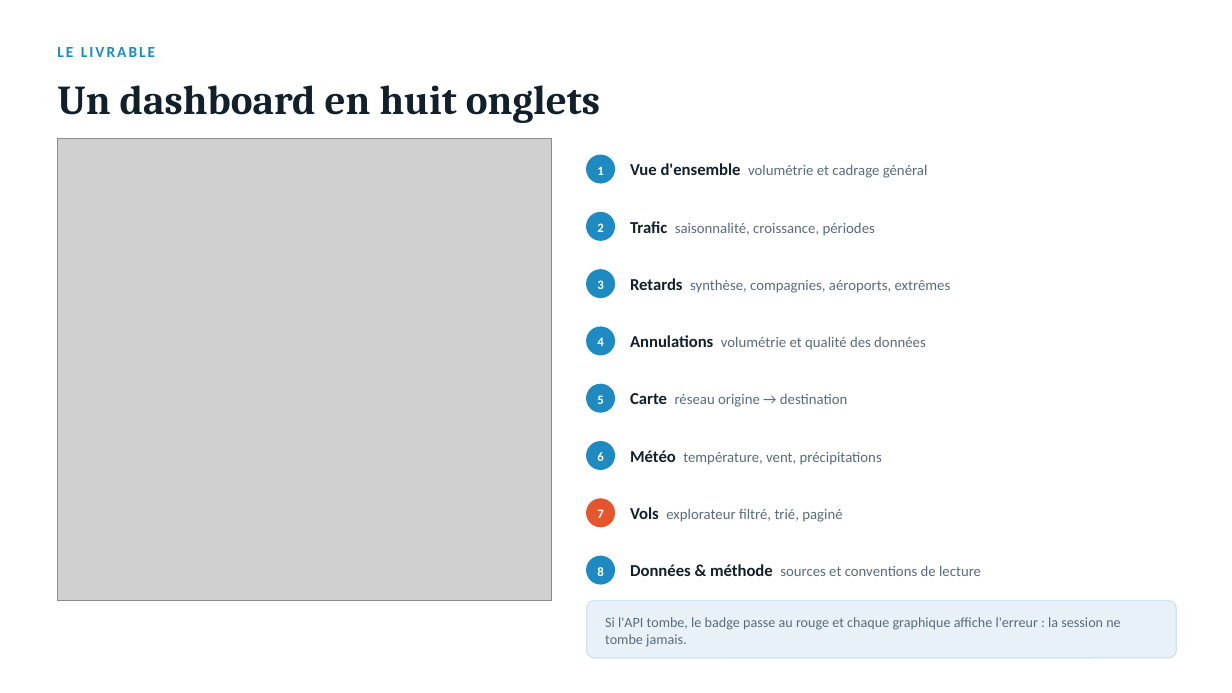
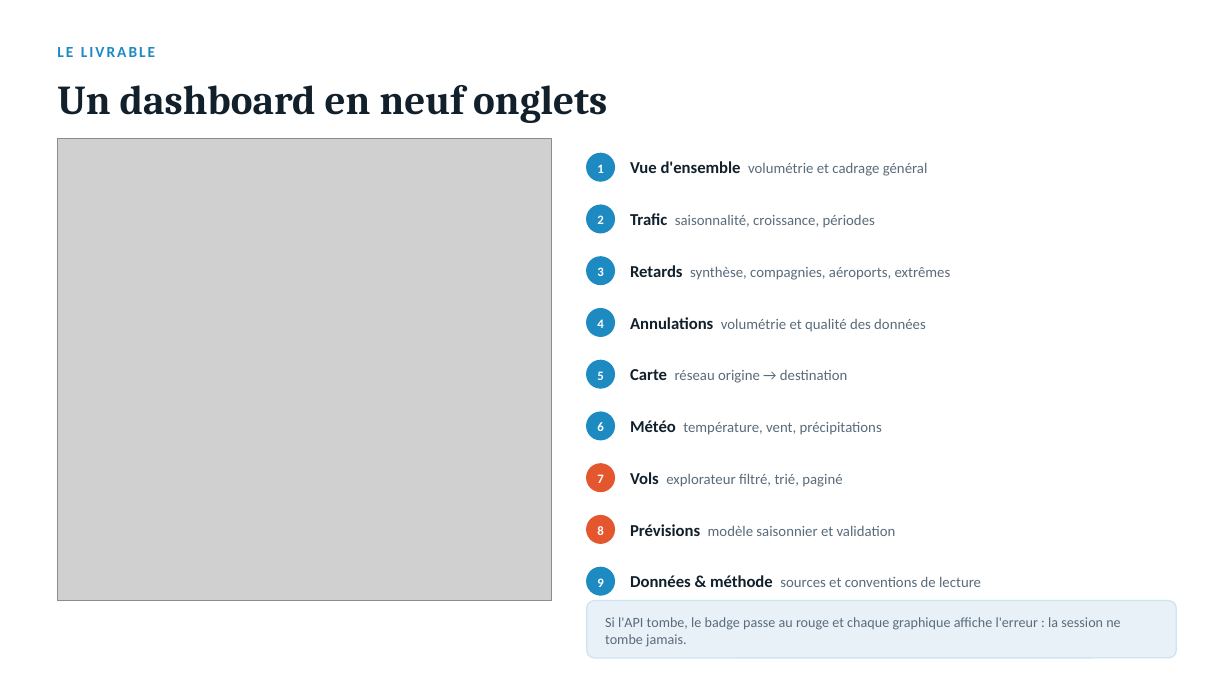
Before and after one commit to Salmabentisse/trafic-aerien-adp, a slide deck: slide 4 of presentation/Trafic_Aerien_ADP_presentation.pptx. Drawn at 1232x693 pixels with LibreOffice and Linux fonts; fonts in the diff are those of the drawing; grey boxes stand for pictures. Boxes give left, top, right and bottom in pixels: in the first picture for what was removed or moved away, otherwise in the second. Text is boxed around its words. In the diff, an @@ line names an element or a change of style, - is before the commit and + after.

```diff
--- a/presentation/Trafic_Aerien_ADP_presentation.pptx
+++ b/presentation/Trafic_Aerien_ADP_presentation.pptx
@@ text at bbox=[57, 85, 607, 123]: text changed @@
-Un dashboard en huit onglets
+Un dashboard en neuf onglets
@@ text "2": place and size @@
-text "2" at bbox=[597, 223, 603, 232]
+text "2" at bbox=[597, 215, 603, 224]
@@ ellipse: place and size @@
-ellipse at bbox=[587, 213, 615, 240]
+ellipse at bbox=[587, 205, 615, 233]
@@ text "Trafic saisonnalité, croissance, périodes": place and size @@
-text "Trafic saisonnalité, croissance, périodes" at bbox=[630, 221, 875, 236]
+text "Trafic saisonnalité, croissance, périodes" at bbox=[630, 213, 875, 228]
@@ 2 texts, 1 ellipse: place and size @@
-2 texts, 1 ellipse at bbox=[587, 270, 951, 298]
+2 texts, 1 ellipse at bbox=[587, 257, 951, 285]
@@ 2 texts, 1 ellipse: place and size @@
-2 texts, 1 ellipse at bbox=[587, 327, 926, 355]
+2 texts, 1 ellipse at bbox=[587, 309, 926, 336]
@@ 2 texts, 1 ellipse: place and size @@
-2 texts, 1 ellipse at bbox=[587, 384, 847, 412]
+2 texts, 1 ellipse at bbox=[587, 360, 847, 388]
@@ 2 texts, 1 ellipse: place and size @@
-2 texts, 1 ellipse at bbox=[587, 442, 882, 470]
+2 texts, 1 ellipse at bbox=[587, 412, 882, 440]
@@ text "7": place and size @@
-text "7" at bbox=[597, 509, 603, 518]
+text "7" at bbox=[597, 474, 603, 483]
@@ ellipse added at bbox=[587, 464, 615, 492], fill #E4572E, outline #E4572E 1 pt @@
@@ text "Vols explorateur filtré, trié, paginé": place and size @@
-text "Vols explorateur filtré, trié, paginé" at bbox=[630, 507, 842, 522]
+text "Vols explorateur filtré, trié, paginé" at bbox=[630, 472, 842, 487]
@@ text "8": place and size @@
-text "8" at bbox=[597, 567, 603, 576]
+text "8" at bbox=[597, 526, 603, 535]
@@ ellipse: place and size @@
-ellipse at bbox=[587, 499, 615, 527]
+ellipse at bbox=[587, 516, 615, 543]
@@ text added at bbox=[630, 524, 896, 536], 11.5 pt, text #5A6B7B @@
+Prévisions modèle saisonnier et validation
@@ ellipse: place and size @@
-ellipse at bbox=[587, 556, 615, 584]
+ellipse at bbox=[587, 567, 615, 595]
@@ text "Données & méthode sources et ...": place and size @@
-text "Données & méthode sources et ..." at bbox=[630, 564, 981, 576]
+text "Données & méthode sources et ..." at bbox=[630, 575, 981, 587]
@@ text added at bbox=[597, 578, 603, 587], 10 pt, text #FFFFFF, bold @@
+9
```
Also in this commit, not shown: 2 other slides changed, 3 slides added, 13 other files.
